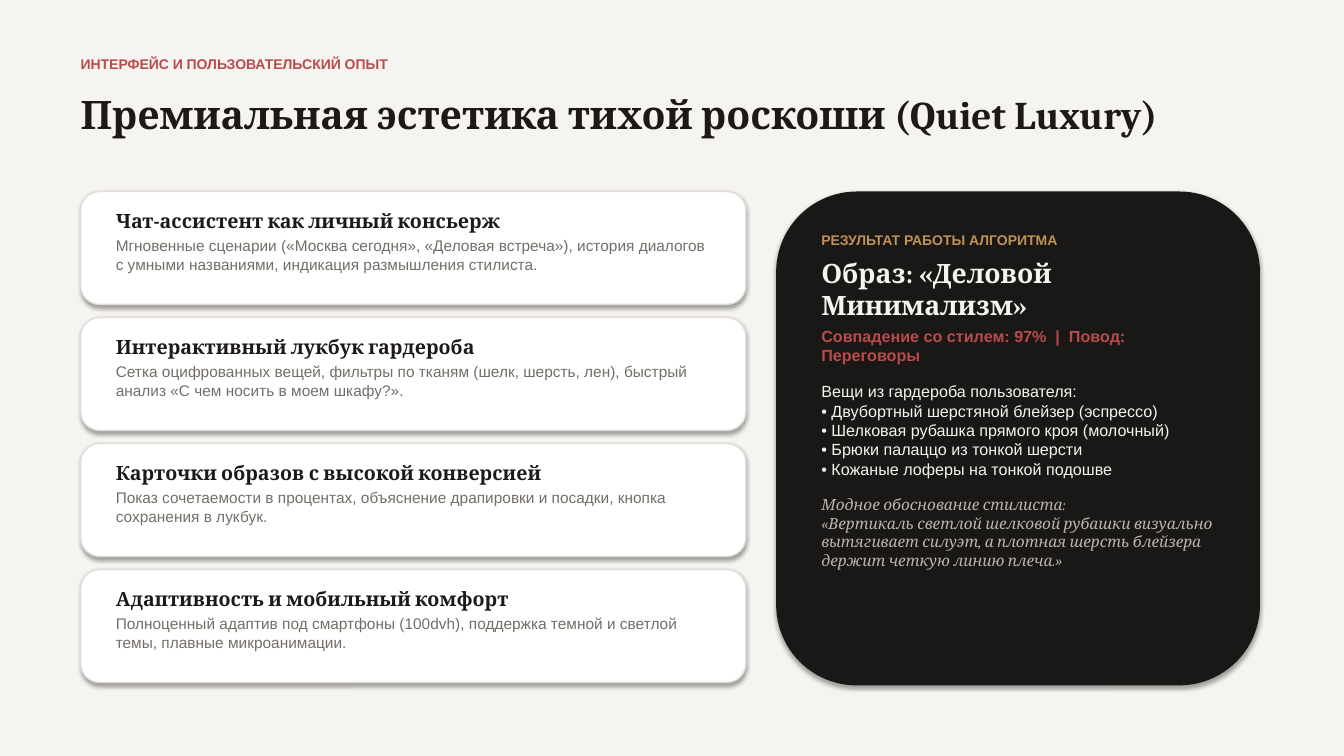
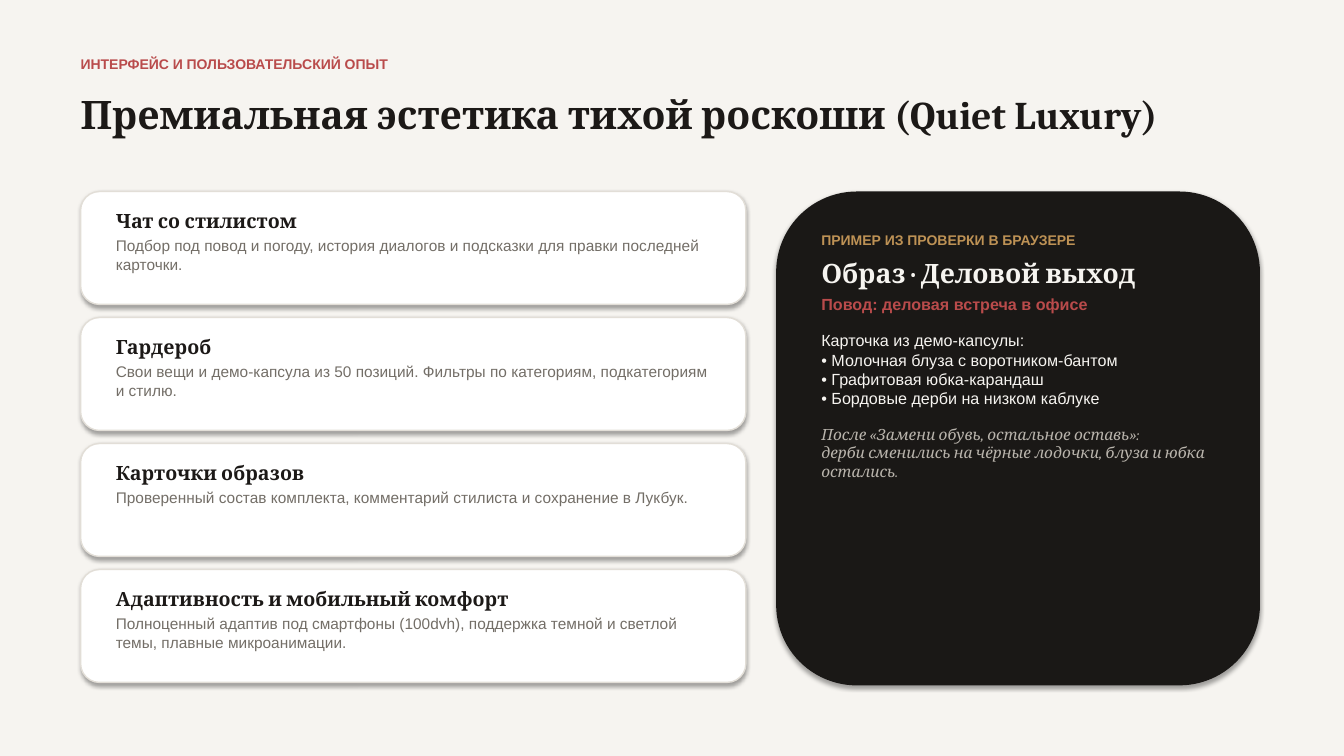
Before and after one commit to SachaXoDev/NIRS_AI_stilist, a slide deck: slide 5 of AI_Stylist_Presentation.pptx. Drawn at 1344x756 pixels with LibreOffice and Linux fonts; fonts in the diff are those of the drawing. Boxes give left, top, right and bottom in pixels: in the first picture for what was removed or moved away, otherwise in the second. Text is boxed around its words. In the diff, an @@ line names an element or a change of style, - is before the commit and + after.

```diff
--- a/AI_Stylist_Presentation.pptx
+++ b/AI_Stylist_Presentation.pptx
@@ text at [116, 214, 699, 273]: text changed @@
-Чат-ассистент как личный консьерж
-Мгновенные сценарии («Москва сегодня», «Деловая встреча»), история диалогов с умными названиями, индикация размышления стилиста.
+Чат со стилистом
+Подбор под повод и погоду, история диалогов и подсказки для правки последней карточки.
@@ text at [821, 235, 1205, 477]: text changed @@
-РЕЗУЛЬТАТ РАБОТЫ АЛГОРИТМА
-Образ: «Деловой Минимализм»
-Совпадение со стилем: 97% | Повод: Переговоры
-Вещи из гардероба пользователя:
-• Двубортный шерстяной блейзер (эспрессо)
-• Шелковая рубашка прямого кроя (молочный)
-• Брюки палаццо из тонкой шерсти
-• Кожаные лоферы на тонкой подошве
-Модное обоснование стилиста:
-«Вертикаль светлой шелковой рубашки визуально вытягивает силуэт, а плотная шерсть блейзера держит четкую линию плеча.»
+ПРИМЕР ИЗ ПРОВЕРКИ В БРАУЗЕРЕ
+Образ · Деловой выход
+Повод: деловая встреча в офисе
+Карточка из демо-капсулы:
+• Молочная блуза с воротником-бантом
+• Графитовая юбка-карандаш
+• Бордовые дерби на низком каблуке
+После «Замени обувь, остальное оставь»:
+дерби сменились на чёрные лодочки, блуза и юбка остались.
@@ text at [116, 339, 707, 396]: text changed @@
-Интерактивный лукбук гардероба
-Сетка оцифрованных вещей, фильтры по тканям (шелк, шерсть, лен), быстрый анализ «С чем носить в моем шкафу?».
+Гардероб
+Свои вещи и демо-капсула из 50 позиций. Фильтры по категориям, подкатегориям и стилю.
@@ text at [116, 465, 687, 506]: text changed @@
-Карточки образов с высокой конверсией
-Показ сочетаемости в процентах, объяснение драпировки и посадки, кнопка сохранения в лукбук.
+Карточки образов
+Проверенный состав комплекта, комментарий стилиста и сохранение в Лукбук.
```
Also in this commit, not shown: 6 other slides changed, 1 slide added, 1 slide removed, 4 other files.
